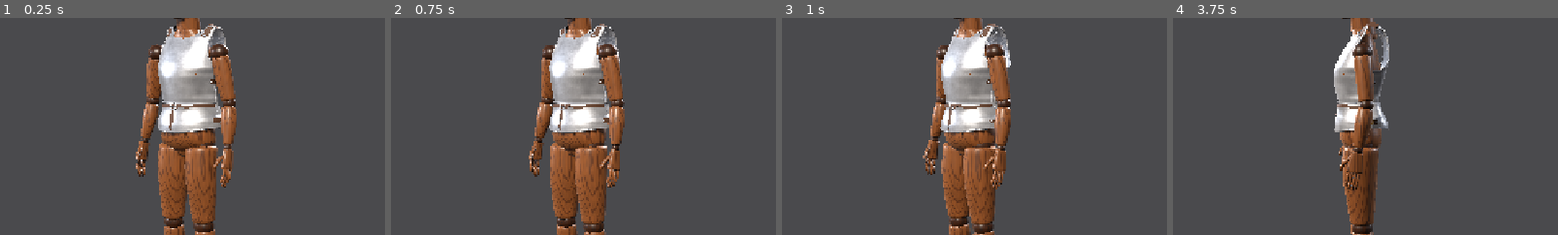
Above: before the commit, frames 1-4 (left to right).
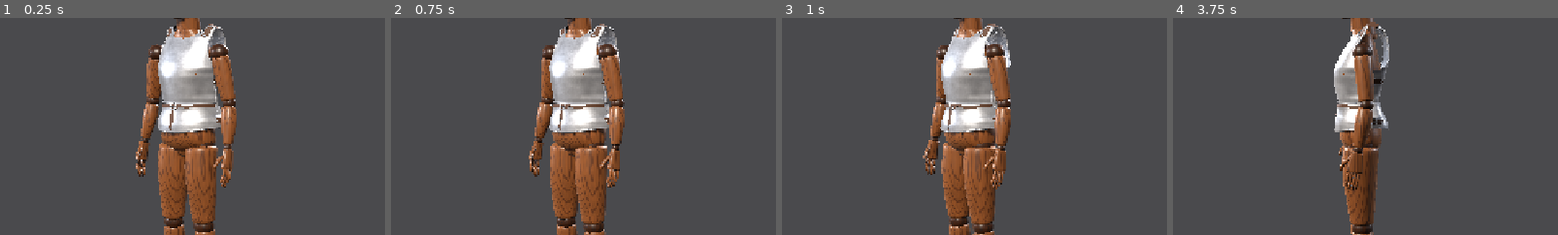
Above: after the commit, the same moments.

Repository: Kmad666/Armor-Craft
Game: Godot game, scene res://scenes/main.tscn
Same seed, same stepped clock (60 frames per second), same inputs: the game is played once before the commit and once after it.
Inputs:
- Up to frame 1 (0.25 s): no input
- Up to frame 2 (0.75 s): click "Turntable" at 0.5 s
- Up to frame 3 (1 s): no input
- Up to frame 4 (3.75 s): click "Legacy procedural suit" at 1.25 s; click "Turntable" at 2 s; click "Legacy procedural suit" at 2.75 s; click "Turntable" at 3.5 s
The pictures show only the part of the screen within x 14-64%, y 24-74%; the shares and areas given below are measured in that part.

The runs differ from the first frame. In frame 1, less than 0.1% of the frame differs, in the area x 52-58%, y 5-49%; in frame 2, less than 0.1%; in frame 3, less than 0.1%; in frame 4, 0.1%, in the area x 47-55%, y 5-50%.

Commit message:
Cuirass pass 7: side straps, armhole bottoms
Side straps as on the sheet: riveted to the breastplate just ahead of the
seam, square iron buckle just behind it, holed end running back to a
pointed riveted tip. The armholes' lower curve now follows the side view's
round bottom instead of stalling into a flat, notched one.

Co-Authored-By: Claude Opus 5.5 <noreply@anthropic.com>
Claude-Session: https://claude.ai/code/session_01WeZQLGxhK27PqRdm928ucn

Diff:
--- a/scripts/pieces/cuirass.gd
+++ b/scripts/pieces/cuirass.gd
@@ -32,8 +32,8 @@
 # backplate flatness per height (superellipse exponent), fitted so the
 # armhole's back rim lands where it sits in the side view
 const T_NB := [6.3501, 6.3501, 6.6303, 7.4816, 9.1397, 11.2104, 12.8685, 13.7198, 14.0000, 13.9104, 13.5393, 12.7745, 1 …(857 unchanged characters)…
-const T_XF := [0.1321, 0.1411, 0.1460, 0.1444, 0.1436, 0.141 …(279 unchanged characters)… 87, 0.1607, 0.1630, 0.1658, 0.1685, 0.1714, 0.1738, 0.1740, 0.1726, 0.1714, 0.1703, 0.1689, 0.1681, 0.1669, 0.1656, 0.1644 …(505 unchanged characters)…
-const T_XB := [0.1231, 0.1350, 0.1440, 0.1472, 0.1460, 0.144 …(296 unchanged characters)… 4, 0.1656, 0.1683, 0.1710, 0.1730, 0.1732, 0.1718, 0.1703, 0.1693, 0.1677, 0.1667, 0.1652, 0.1636, 0.1626 …(505 unchanged characters)…
+const T_XF := [0.1321, 0.1411, 0.1460, 0.1444, 0.1436, 0.141 …(279 unchanged characters)… 87, 0.1607, 0.1630, 0.1658, 0.1685, 0.1709, 0.1738, 0.1754, 0.1761, 0.1760, 0.1747, 0.1689, 0.1681, 0.1669, 0.1656, 0.1644 …(505 unchanged characters)…
+const T_XB := [0.1231, 0.1350, 0.1440, 0.1472, 0.1460, 0.144 …(296 unchanged characters)… 4, 0.1656, 0.1683, 0.1710, 0.1730, 0.1733, 0.1728, 0.1713, 0.1710, 0.1677, 0.1667, 0.1652, 0.1636, 0.1626 …(505 unchanged characters)…
 const T_ZF := [-0.0274, -0.0221, -0.0176, -0.0131, -0.0090, -0.0049, -0.0008, 0.0041, 0.0098, 0.0164, 0.0225, 0.0282, 0 …(854 unchanged characters)…
 const T_ZB := [-0.0982, -0.1006, -0.1051, -0.1088, -0.1129, -0.1162, -0.1190, -0.1217, -0.1239, -0.1260, -0.1283, -0.12 …(966 unchanged characters)…
 const T_ZMID := [-0.0454, -0.0454, -0.0454, -0.0454, -0.0454, -0.0454, -0.0454, -0.0454, -0.0454, -0.0454, -0.0454, -0. …(968 unchanged characters)…
@@ -48,7 +48,12 @@
 const ARM_BOTTOM := 1.2995   # armholes close below this
 const PLATE_BOTTOM := 1.150  # lower edge of the breast and back plates (rolled, above the belt)
 const FAULD_TOP := 1.152     # the fauld's top edge, tucked just under that roll
-const BELT_Y := 1.138        # belt centre line, on the fauld just below the plates
+const BELT_Y := 1.138
+const SS_FRONT := -0.012     # side straps: front end (z), riveted to the breastplate
+const SS_BUCKLE := -0.059    # buckle centre, just behind the side seam
+const SS_BACK := -0.106      # pointed back end
+const SS_TIP := 0.010
+const SS_W := 0.019        # belt centre line, on the fauld just below the plates
 const SEAM_Z := -0.0454       # side seam where breast and back plates meet
 const STRAP_Y := [1.2512, 1.0713]  # buckled side straps (plates, fauld)
 const N_FRONT := 2.0       # breastplate cross-section: round
@@ -244,6 +249,19 @@
 	else:
 		z = zmid + (zmid - row[3] + push) * c * r
 	return Vector3(x, y, z)
+
+
+## Angle (0..pi, on the +x side) where the surface reaches depth z at height y.
+func angle_for_z(z: float, y: float) -> float:
+	var lo := 0.0
+	var hi := PI
+	for _i in 30:
+		var mid := (lo + hi) * 0.5
+		if surface(mid, y).z > z:
+			lo = mid
+		else:
+			hi = mid
+	return (lo + hi) * 0.5
 
 
 ## Angle on the front (or back) half where the surface reaches lateral position x.
@@ -632,18 +650,34 @@
 	var holes := [_front_rivet(0.043, by, push + 0.0021, 0.0032), _front_rivet(-0.092, by, push + 0.0009, 0.0032),
 		_front_rivet(0.0, 1.079, 0.0043, 0.0032), _front_rivet(0.0, 1.071, 0.0043, 0.0032)]
 	root.add_child(K.multimesh(holes, K.rivet_mesh(), _hole_mat()))
-	# buckled straps across each side seam: one on the plates, one on the fauld
-	for sx in [-1.0, 1.0]:
-		for spec in [[STRAP_Y[0], 0.0035], [STRAP_Y[1], 0.0035]]:
-			var y: float = spec[0]
-			var pp: float = spec[1]
-			var a0 := seam_angle(sx, y)
-			var strap := func(a: float, t: float) -> Vector3:
-				return surface(a, y + lerpf(-0.0085, 0.0085, t), pp)
-			_add_mesh(root, K.surface(strap, a0 - 0.32, a0 + 0.32, 16, 0.0, 1.0, 2, Vector3(0, y, 0)), leather)
-			_buckle(root, a0 + sx * 0.06 * signf(cos(a0) + 1.0), y, pp + 0.002, 0.021, 0.019)
-			_rivet_at(a0 - 0.28, y, pp + 0.001, 0.006)
-			_rivet_at(a0 + 0.28, y, pp + 0.001, 0.006)
+	# buckled straps across each side seam, one on the plates and one on the
+	# fauld: riveted to the breastplate just ahead of the seam, square buckle
+	# just behind it, the holed end running back to a pointed, riveted tip
+	var holes2 := []
+	for sx: float in [-1.0, 1.0]:
+		for y: float in STRAP_Y:
+			var pp := 0.0035
+			var pos := func(z: float, v: float, lift: float) -> Vector3:
+				return surface(sx * angle_for_z(z, y + v), y + v, pp + lift)
+			var strip := func(u: float, t: float) -> Vector3:
+				var z := lerpf(SS_FRONT, SS_BACK, t)
+				var half := SS_W * 0.5
+				var from_tip := (z - SS_BACK) / SS_TIP
+				if from_tip < 1.0:
+					half *= maxf(from_tip, 0.1)
+				return pos.call(z, (u - 0.5) * 2.0 * half, 0.0)
+			var c := Vector3(sx * 0.05, y, -0.05)
+			_add_mesh(root, K.surface(strip, 0.0, 1.0, 3, 0.0, 1.0, 30, c), leather)
+			var frame := func(du: float, dv: float, lift: float) -> Vector3:
+				return pos.call(SS_BUCKLE - du, dv, lift)
+			_rect_buckle_at(root, frame, 0.022, 0.028, 0.0012)
+			for z: float in [SS_FRONT - 0.005, SS_BACK + 0.013]:
+				var p: Vector3 = pos.call(z, 0.0, 0.0)
+				var n: Vector3 = normal_at(sx * angle_for_z(z, y), y, pp)
+				_rivets.append(K.rivet_xform(p, n, 0.0105))
+			for z: float in [SS_BUCKLE - 0.022, SS_BUCKLE - 0.030]:
+				holes2.append(K.rivet_xform(pos.call(z, 0.0, 0.0009), normal_at(sx * angle_for_z(z, y), y, pp), 0.0032))
+	root.add_child(K.multimesh(holes2, K.rivet_mesh(), _hole_mat()))
 	_flush_rivets(root, metal)
 
 
@@ -677,6 +711,14 @@
 
 ## Square buckle frame (iron wire) with its prong, w x h, centred on (x, y).
 func _rect_buckle(root: Node3D, x: float, y: float, push: float, w: float, h: float) -> void:
+	var frame := func(du: float, dv: float, lift: float) -> Vector3:
+		return _front_at(x + du, y + dv, push + lift)
+	_rect_buckle_at(root, frame, w, h, 0.0012)
+
+
+## Same, on any surface patch: frame(du, dv, lift) gives the point du along the
+## strap and dv across it, lifted off the leather by lift.
+func _rect_buckle_at(root: Node3D, frame: Callable, w: float, h: float, prong_lift: float) -> void:
 	var r := 0.0021
 	var cr := 0.005  # corner radius
 	var pts := PackedVector3Array()
@@ -688,14 +730,13 @@
 		for i in 5:
 			var ang := PI * 0.5 * (k + i / 4.0)
 			var q := c + Vector2(cos(ang), sin(ang)) * cr
-			pts.append(_front_at(x + q.x, y + q.y, push))
+			pts.append(frame.call(q.x, q.y, 0.0))
 	pts.append(pts[0])
 	_add_mesh(root, K.tube(pts, r, 6), metal)
 	# prong across from the left bar, resting on the strap
 	var prong := PackedVector3Array()
 	for i in 6:
-		var px := lerpf(-w * 0.5, w * 0.5 + 0.002, i / 5.0)
-		prong.append(_front_at(x + px, y, push + 0.0012))
+		prong.append(frame.call(lerpf(-w * 0.5, w * 0.5 + 0.002, i / 5.0), 0.0, prong_lift))
 	_add_mesh(root, K.tube(prong, 0.0013, 5), metal)
 
 
@@ -709,28 +750,6 @@
 	return _holes
 
 
-func _buckle(root: Node3D, a: float, y: float, push: float, w: float, h: float) -> void:
-	var p := surface(a, y, push)
-	var n := normal_at(a, y, push)
-	var frame := MeshInstance3D.new()
-	var tm := TorusMesh.new()
-	tm.inner_radius = 0.5 - 0.12
-	tm.outer_radius = 0.5
-	tm.rings = 16
-	tm.ring_segments = 6
-	frame.mesh = tm
-	frame.material_override = brass
-	frame.transform = Transform3D(K.surface_basis(n, Vector3(w, 0.006 / 0.12, h)), p)
-	root.add_child(frame)
-	var tongue := MeshInstance3D.new()
-	var bm := BoxMesh.new()
-	bm.size = Vector3(w * 0.9, 0.0025, 0.0025)
-	tongue.mesh = bm
-	tongue.material_override = brass
-	tongue.transform = Transform3D(K.surface_basis(n, Vector3.ONE), p + n * 0.0015)
-	root.add_child(tongue)
-
-
 # ==========================================================================
 # Helpers
 # ==========================================================================
